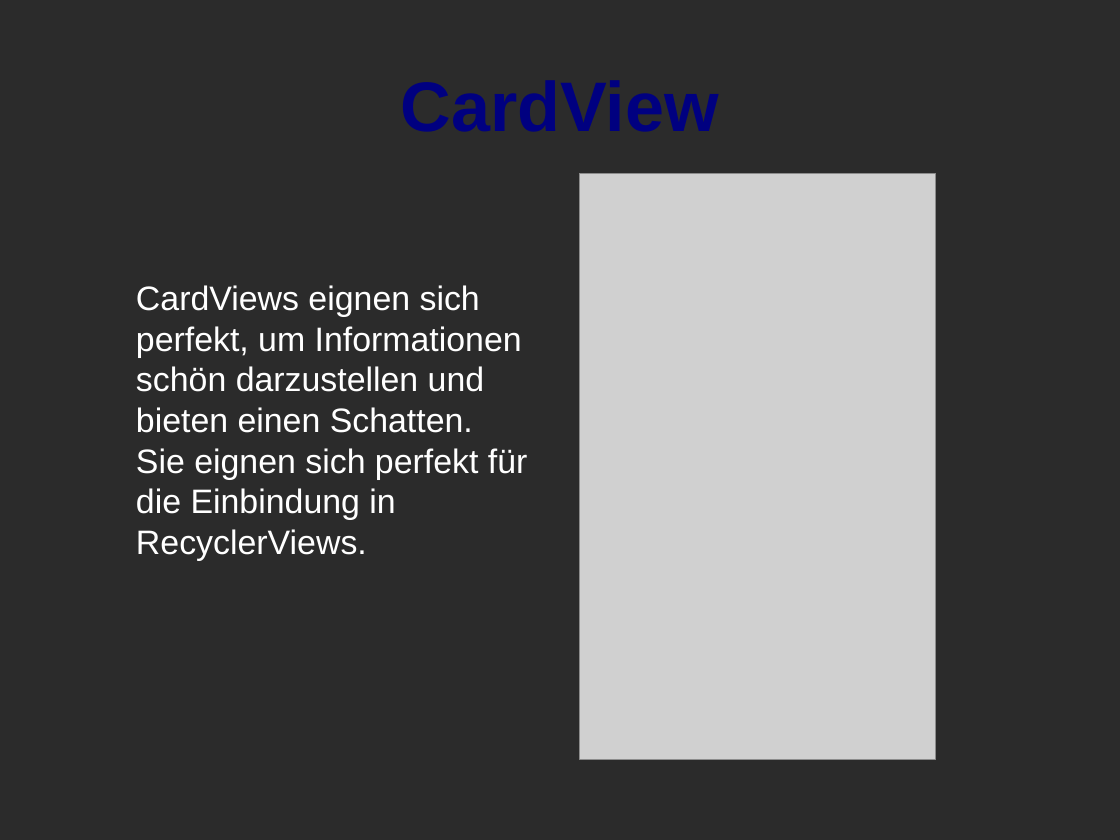
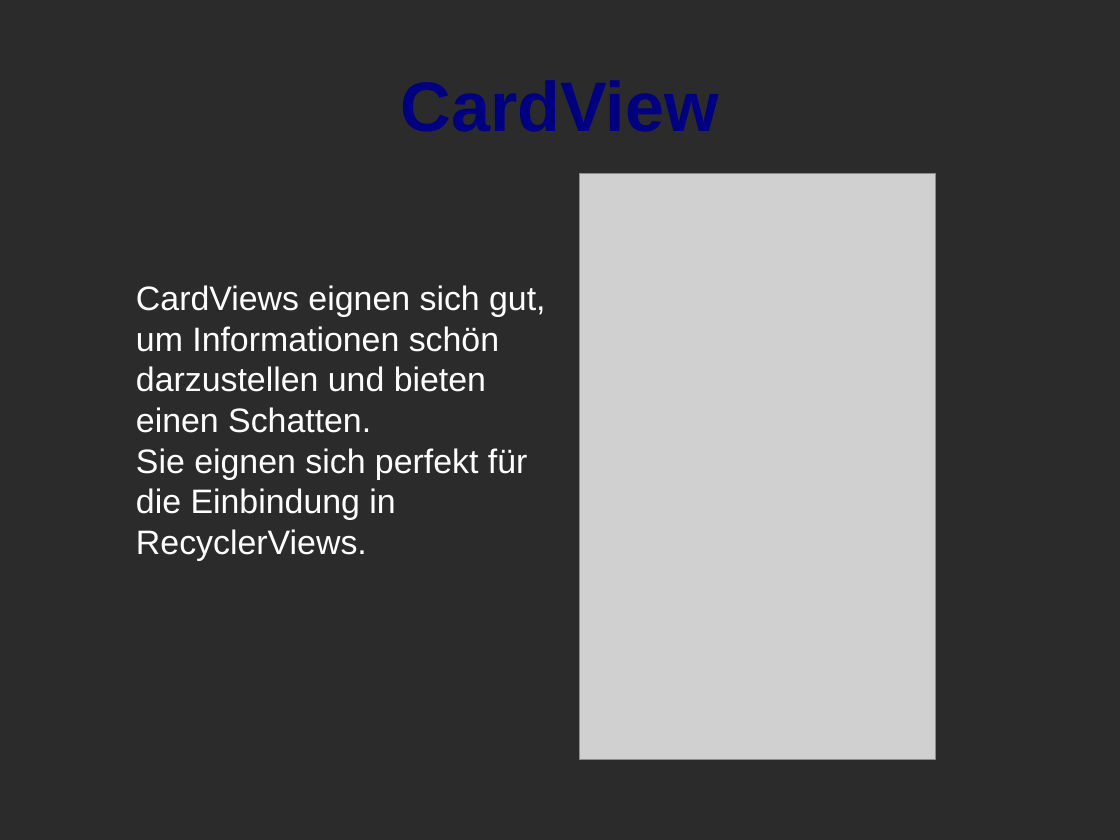
Before and after one commit to torkleyy/school-presentation, a slide deck: slide 17 of doc/presentation.odp. Drawn at 1120x840 pixels with LibreOffice and Linux fonts; fonts in the diff are those of the drawing; grey boxes stand for pictures; background and template pictures are left out; a plain dark background stands for a picture behind light text. Boxes give left, top, right and bottom in pixels: in the first picture for what was removed or moved away, otherwise in the second. Text is boxed around its words. In the diff, an @@ line names an element or a change of style, - is before the commit and + after.

```diff
--- a/doc/presentation.odp
+++ b/doc/presentation.odp
@@ text at [136, 285, 545, 561]: text changed @@
-CardViews eignen sich perfekt, um Informationen schön darzustellen und bieten einen Schatten.
-Sie eignen sich perfekt für die Einbindung in RecyclerViews.
+CardViews eignen sich gut, um Informationen schön darzustellen und bieten einen Schatten.
+Sie eignen sich perfekt für die Einbindung in RecyclerViews.
```
Also in this commit, not shown: 2 other slides changed, 1 slide added, 4 other files.
